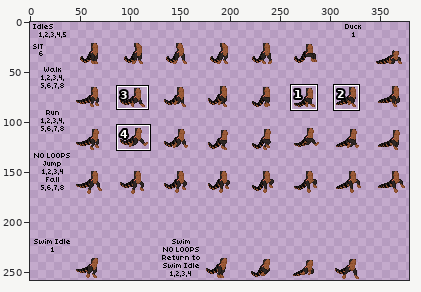
A sprite sheet gets an edit: humanoid/sbq/FFWizard/Helena/malebody.png. Above: a wide view before the commit, with the close-up outlined.
Close-up. Before the commit:
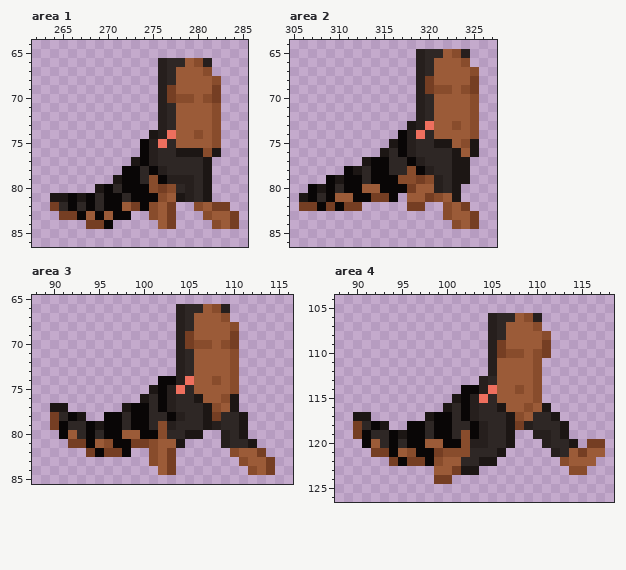
The file is 387x258 pixels. Shown: area 1: x 262..285, y 64..86; area 2: x 305..327, y 64..86; area 3: x 88..116, y 65..85; area 4: x 88..118, y 104..126. The wide view leaves out empty margins. The commit also changed other parts of the picture, which this record leaves out.
The same view after the edit:
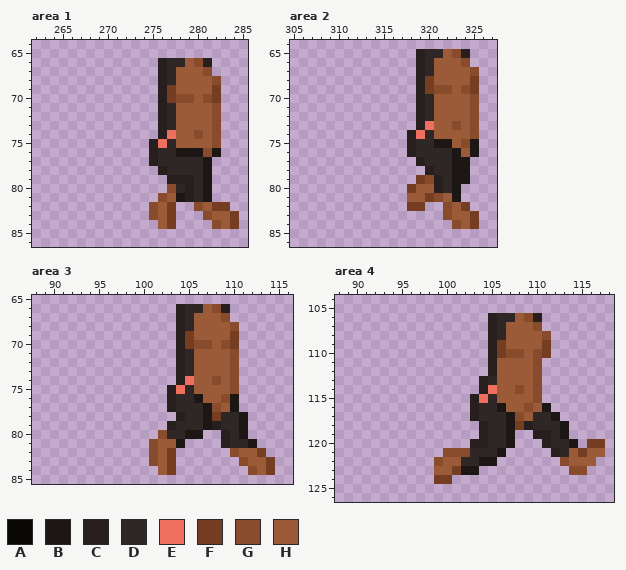
Palette (. is transparent): A #090606  B #1c1614  C #261f1d  D #2e2725  E #ee6f5e  F #753e23  G #884c2c  H #9b5b38
The edit:
Changed rows in their new state; - is an unchanged pixel.
Area 1:
first column x 264:
74 -----------.-
75 ----------.--
76 ----------.--
77 ---------..--
78 --------....-
79 -------......
80 -----........
81 ............-
82 ...........--
83 -........----
84 ----...------
Area 2:
first column x 306:
73 ------------.-
74 -----------.--
75 ----------..--
76 ---------...--
77 -------......-
78 -----.........
79 ---..........-
80 -...........--
81 ...........---
82 .......-------
Area 3:
first column x 90:
74 ------------..
75 -----------..-
76 ----------...-
77 ..------.....-
78 ....--........
79 .............-
80 -...........--
81 --.........---
82 ----.....-----
Area 4:
first column x 90:
114 ------------..
115 -----------..-
116 ----------...-
117 ..------.....-
118 ....--........
119 ..............
120 -............-
121 --........----
122 ----.....-----
Boxes around the changes in both close-ups, in picture pixels (x1, y1, x2, y2):
erased: (50, 130, 167, 229)
erased: (299, 121, 425, 211)
erased: (50, 376, 176, 457)
erased: (353, 385, 479, 466)
